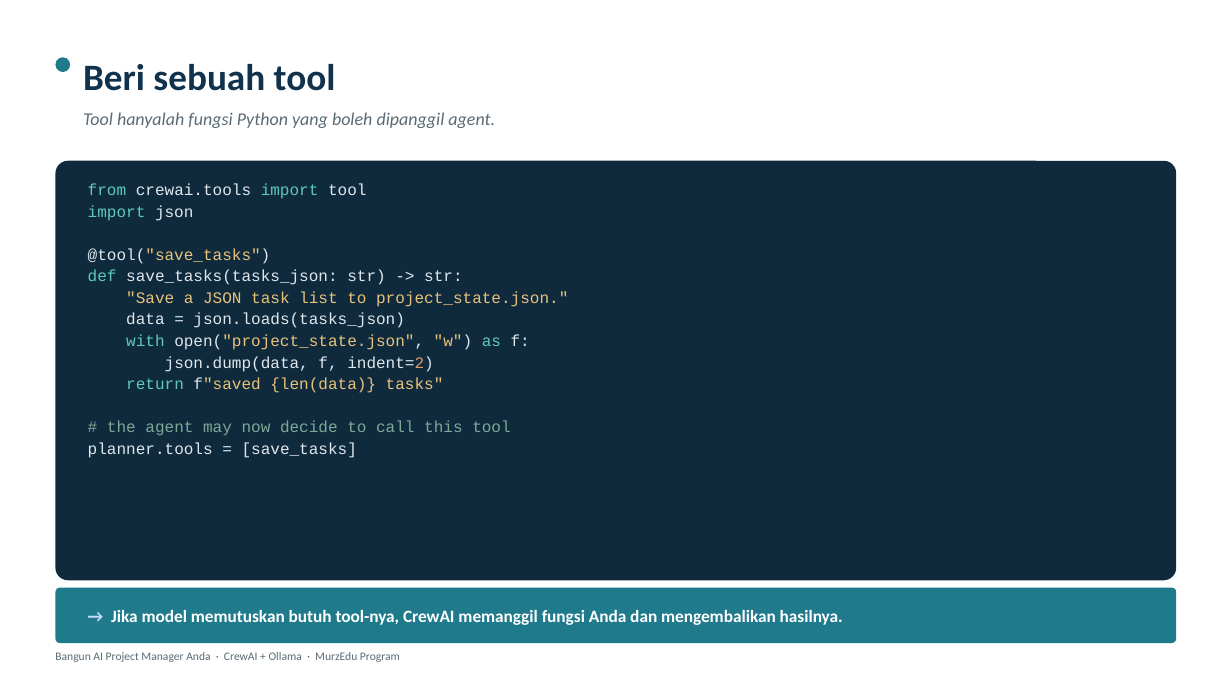
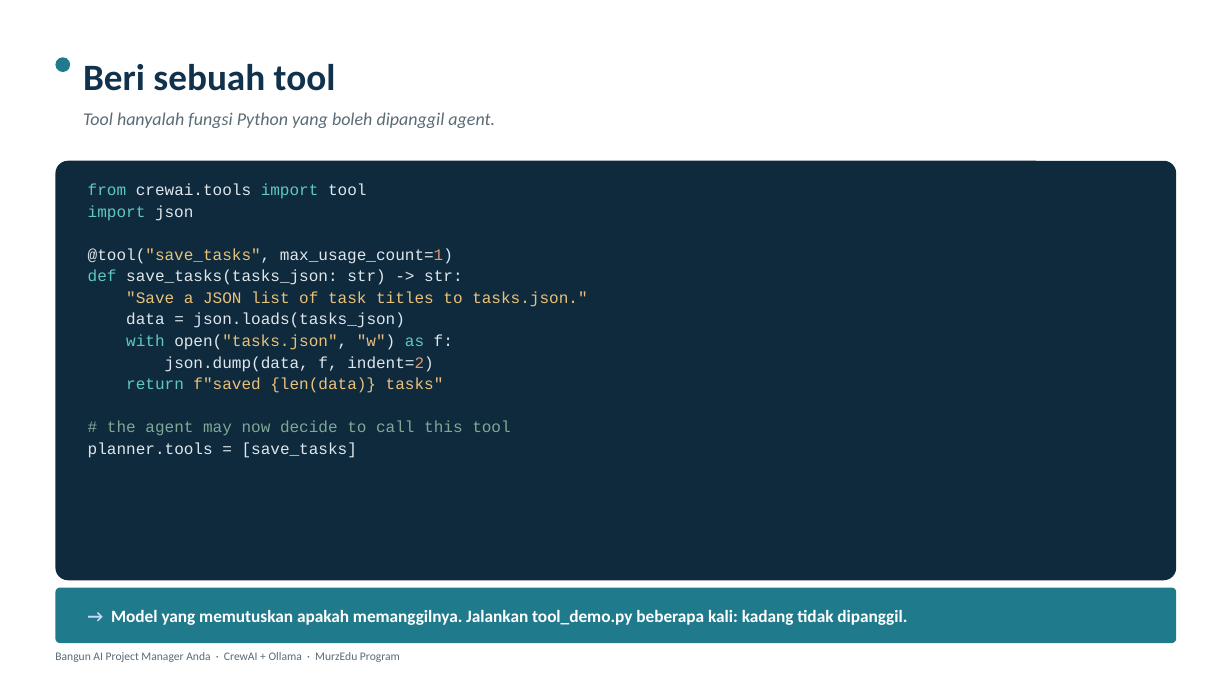
Before and after one commit to adepuu/ai-pm-workshop, a slide deck: slide 13 of MurzEdu_AI_Workshop_Package/01_Slide_Deck/AI_Project_Manager_Workshop_ID.pptx. Drawn at 1232x693 pixels with LibreOffice and Linux fonts; fonts in the diff are those of the drawing. Boxes give left, top, right and bottom in pixels: in the first picture for what was removed or moved away, otherwise in the second. Text is boxed around its words. In the diff, an @@ line names an element or a change of style, - is before the commit and + after.

```diff
--- a/MurzEdu_AI_Workshop_Package/01_Slide_Deck/AI_Project_Manager_Workshop_ID.pptx
+++ b/MurzEdu_AI_Workshop_Package/01_Slide_Deck/AI_Project_Manager_Workshop_ID.pptx
@@ text at <box>88,248,453,264</box>: text changed; text colour #E8C27B to #DFE7EC @@
-@tool("save_tasks")
+@tool("save_tasks", max_usage_count=1)
@@ text at <box>126,291,587,307</box>: text changed @@
-"Save a JSON task list to project_state.json."
+"Save a JSON list of task titles to tasks.json."
@@ text at <box>126,334,453,350</box>: text changed @@
-with open("project_state.json", "w") as f:
+with open("tasks.json", "w") as f:
@@ text at <box>126,377,444,393</box>: text colour #DFE7EC to #E8C27B in "f"saved" @@
@@ text at <box>111,610,907,625</box>: text changed @@
-→ Jika model memutuskan butuh tool-nya, CrewAI memanggil fungsi Anda dan mengembalikan hasilnya.
+→ Model yang memutuskan apakah memanggilnya. Jalankan tool_demo.py beberapa kali: kadang tidak dipanggil.
```
Also in this commit, not shown: 9 other slides changed, 28 other files.
